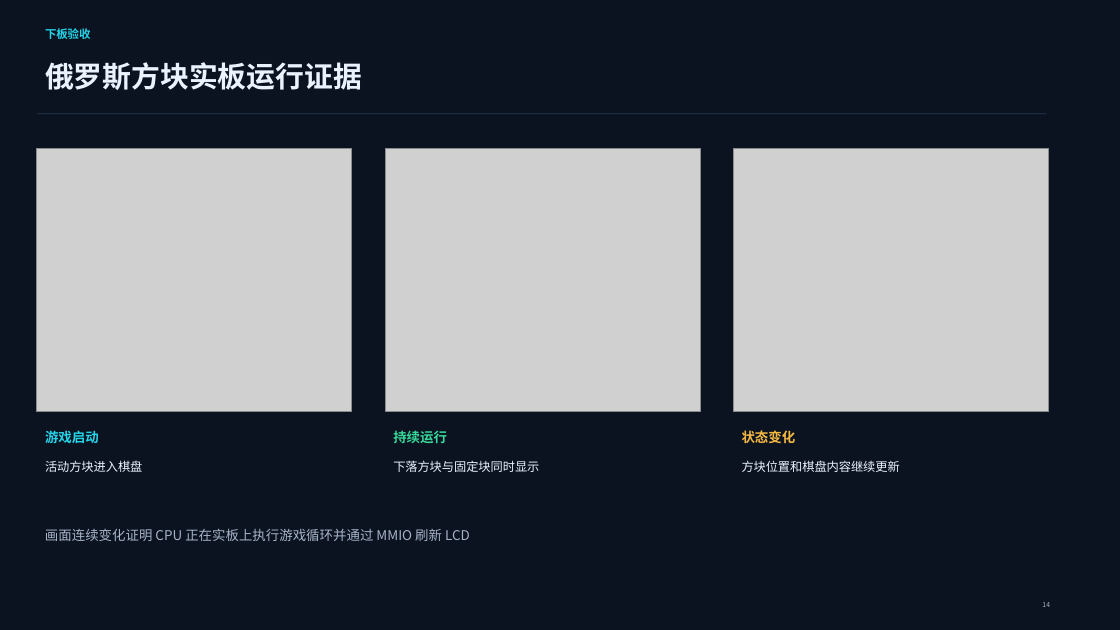
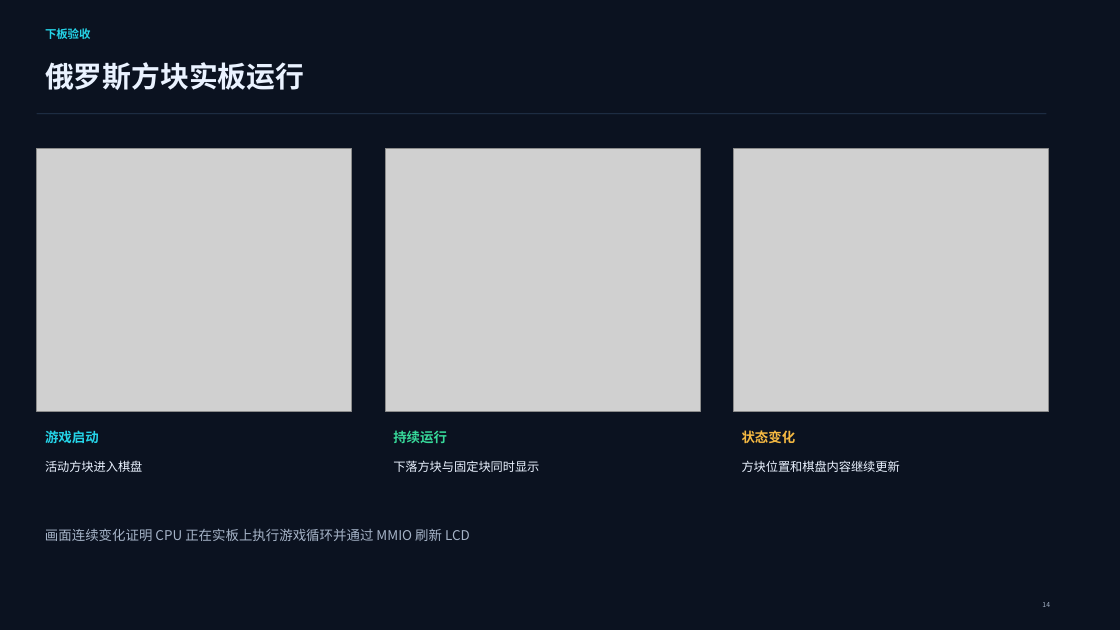
Before and after one commit to Neon246760/CPU-Course-Design, a slide deck: slide 15 of docs/验收汇报ppt/计组验收.pptx (slide 14 before the commit). Drawn at 1120x630 pixels with LibreOffice and Linux fonts; fonts in the diff are those of the drawing; grey boxes stand for pictures. Boxes give left, top, right and bottom in pixels: in the first picture for what was removed or moved away, otherwise in the second. Text is boxed around its words. In the diff, an @@ line names an element or a change of style, - is before the commit and + after.

```diff
--- a/docs/验收汇报ppt/计组验收.pptx
+++ b/docs/验收汇报ppt/计组验收.pptx
@@ text at [45,62,304,90]: text changed @@
-俄罗斯方块实板运行证据
+俄罗斯方块实板运行
```
Also in this commit, not shown: 6 other slides changed, 1 slide added, 6 other files.
